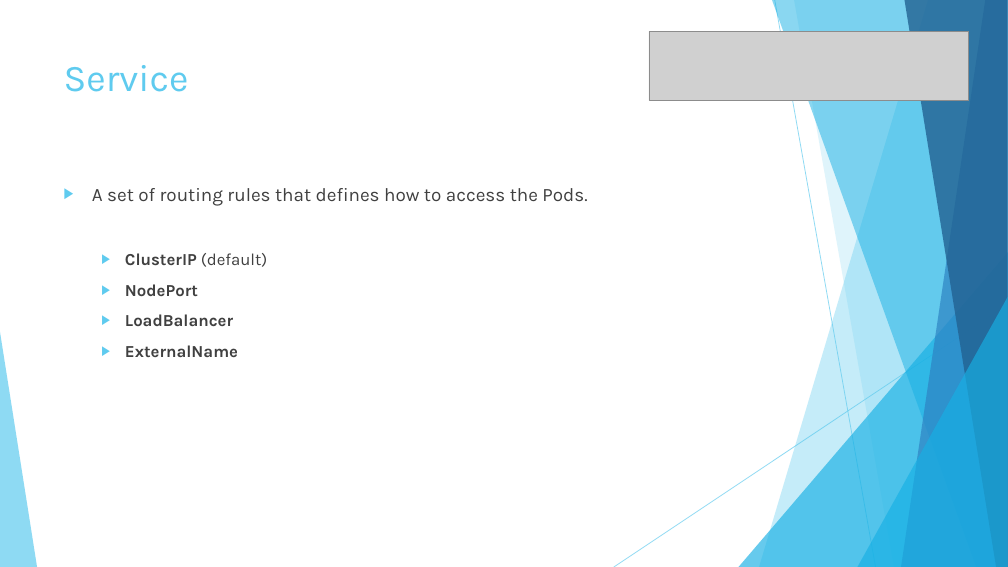
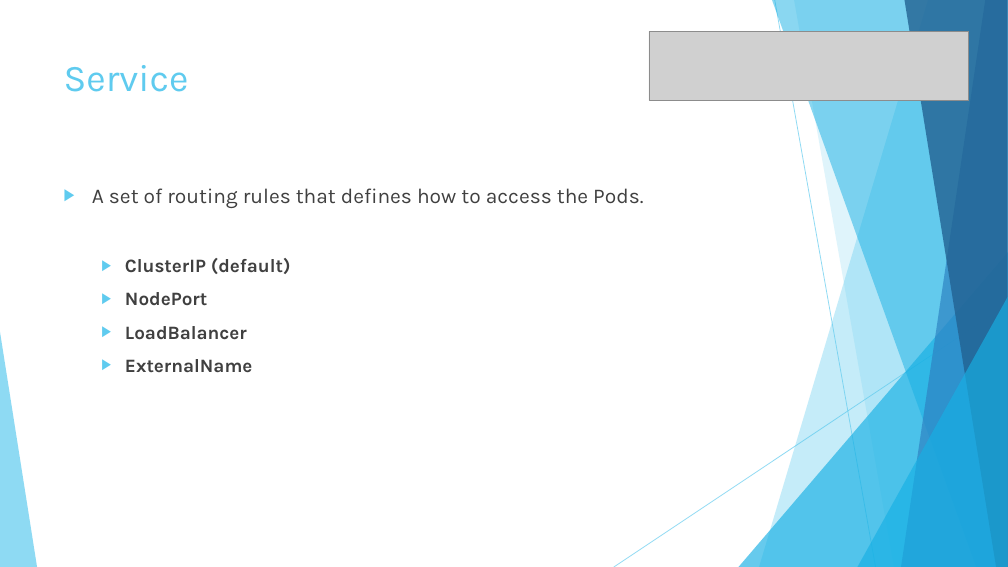
Before and after one commit to fsforza/kubernetes-demo, a slide deck: slide 11 of slides/kube-demo.pptx. Drawn at 1008x567 pixels with LibreOffice and Linux fonts; fonts in the diff are those of the drawing; grey boxes stand for pictures. Boxes give left, top, right and bottom in pixels: in the first picture for what was removed or moved away, otherwise in the second. Text is boxed around its words. In the diff, an @@ line names an element or a change of style, - is before the commit and + after.

```diff
--- a/slides/kube-demo.pptx
+++ b/slides/kube-demo.pptx
@@ text "A set of routing rules ..." at box(92, 188, 643, 373): size 18 to 20 pt in "A set of routing rules that defines ..."; size 16 to 18 pt in "ClusterIP (default)", "NodePort", "LoadBalancer", "ExternalName"; bold on in "(default)" @@
```
Also in this commit, not shown: 13 other slides changed.
